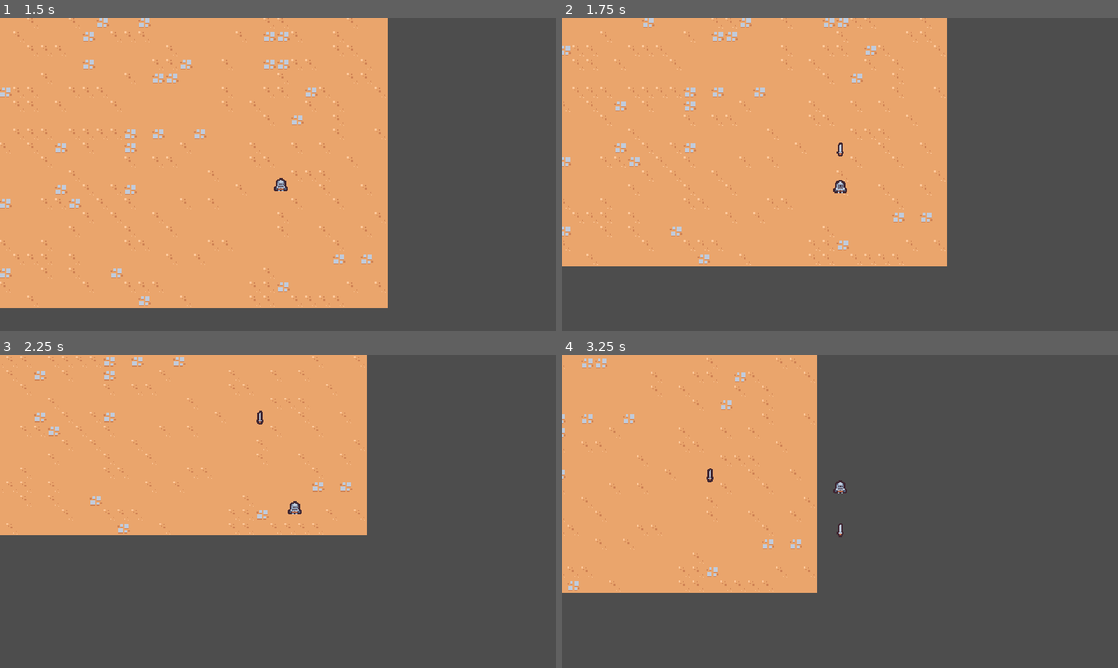
Above: before the commit, frames 1-4 (two rows, left to right).
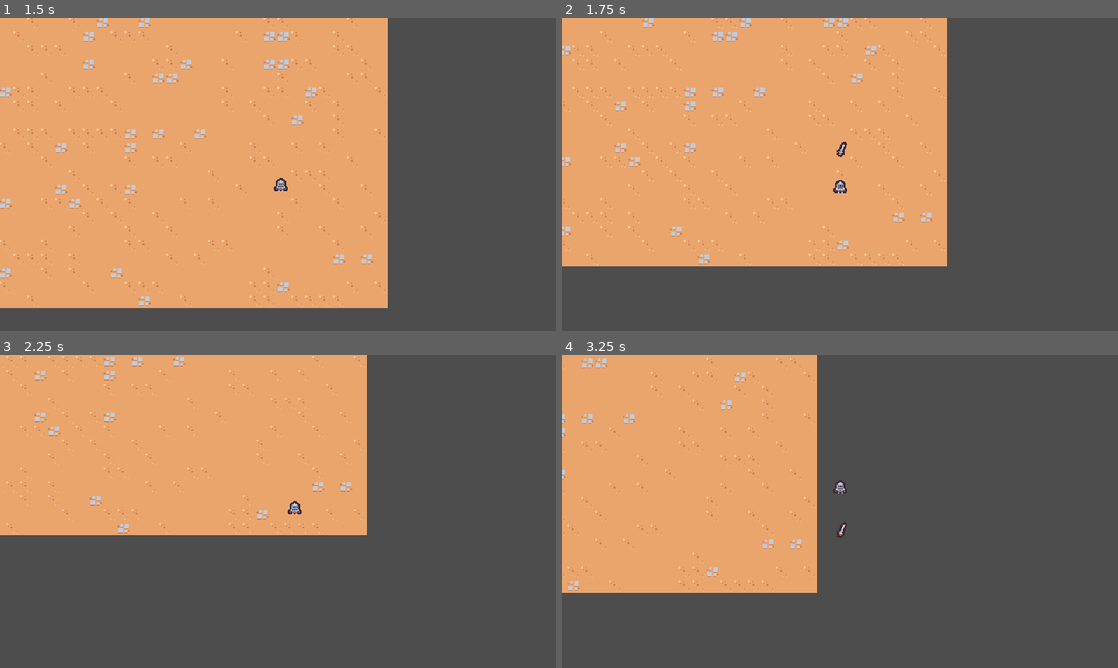
Above: after the commit, the same moments.

Repository: emyasnikov/2d-survivor-course
Game: Godot game, scene res://scenes/main/main.tscn
Two runs of this game, one before a commit and one after it. Both use one fixed random seed, a clock stepped at 60 frames per second and the inputs below.
Inputs:
- Up to frame 1 (1.5 s): hold D (move_right) 0.53-1.28 s; hold S (move_down) from 1.28 s (still down)
- Up to frame 2 (1.75 s): keep holding S (move_down)
- Up to frame 3 (2.25 s): release S (move_down) at 2.03 s; hold D (move_right) from 2.03 s (still down)
- Up to frame 4 (3.25 s): release D (move_right) at 2.78 s; hold W (move_up) from 2.78 s (still down)

Frame 1 is identical in both runs. In frame 2, less than 0.1% of the frame differs, in the area x 49-52%, y 39-45%; in frame 3, less than 0.1%; in frame 4, less than 0.1%, in the area x 26-52%, y 36-59%.

Commit message:
Added swing animation.

Diff:
--- a/scenes/abilities/sword_ability/sword_ability.tscn
+++ b/scenes/abilities/sword_ability/sword_ability.tscn
@@ -1,8 +1,76 @@
-[gd_scene load_steps=2 format=3 uid="uid://dsq1e5tyj03ky"]
+[gd_scene load_steps=5 format=3 uid="uid://dsq1e5tyj03ky"]
 
 [ext_resource type="Texture2D" uid="uid://dmo1ajkwbk2nj" path="res://scenes/abilities/sword_ability/sword.png" id="1_vf4fb"]
 
+[sub_resource type="Animation" id="Animation_7d4g3"]
+resource_name = "swing"
+length = 0.75
+step = 0.05
+tracks/0/type = "value"
+tracks/0/imported = false
+tracks/0/enabled = true
+tracks/0/path = NodePath("Sprite2D:rotation")
+tracks/0/interp = 2
+tracks/0/loop_wrap = true
+tracks/0/keys = {
+"times": PackedFloat32Array(0, 0.2, 0.4, 0.75),
+"transitions": PackedFloat32Array(1, 1, 2, 1),
+"update": 0,
+"values": [-0.174533, 0.0, 3.14159, 0.0]
+}
+tracks/1/type = "value"
+tracks/1/imported = false
+tracks/1/enabled = true
+tracks/1/path = NodePath("Sprite2D:scale")
+tracks/1/interp = 2
+tracks/1/loop_wrap = true
+tracks/1/keys = {
+"times": PackedFloat32Array(0, 0.1, 0.2, 0.35, 0.5, 0.75),
+"transitions": PackedFloat32Array(1, 1, 1, 1, 4, 1),
+"update": 0,
+"values": [Vector2(0, 0), Vector2(1.25, 1.25), Vector2(1, 1), Vector2(2, 2), Vector2(1, 1), Vector2(0, 0)]
+}
+
+[sub_resource type="Animation" id="Animation_5h5lu"]
+length = 0.001
+tracks/0/type = "value"
+tracks/0/imported = false
+tracks/0/enabled = true
+tracks/0/path = NodePath("Sprite2D:rotation")
+tracks/0/interp = 1
+tracks/0/loop_wrap = true
+tracks/0/keys = {
+"times": PackedFloat32Array(0),
+"transitions": PackedFloat32Array(1),
+"update": 0,
+"values": [0.0]
+}
+tracks/1/type = "value"
+tracks/1/imported = false
+tracks/1/enabled = true
+tracks/1/path = NodePath("Sprite2D:scale")
+tracks/1/interp = 1
+tracks/1/loop_wrap = true
+tracks/1/keys = {
+"times": PackedFloat32Array(0),
+"transitions": PackedFloat32Array(1),
+"update": 0,
+"values": [Vector2(1, 1)]
+}
+
+[sub_resource type="AnimationLibrary" id="AnimationLibrary_arsoq"]
+_data = {
+"RESET": SubResource("Animation_5h5lu"),
+"swing": SubResource("Animation_7d4g3")
+}
+
 [node name="SwordAbility" type="Node2D"]
+
+[node name="AnimationPlayer" type="AnimationPlayer" parent="."]
+autoplay = "swing"
+libraries = {
+"": SubResource("AnimationLibrary_arsoq")
+}
 
 [node name="Sprite2D" type="Sprite2D" parent="."]
 texture = ExtResource("1_vf4fb")
